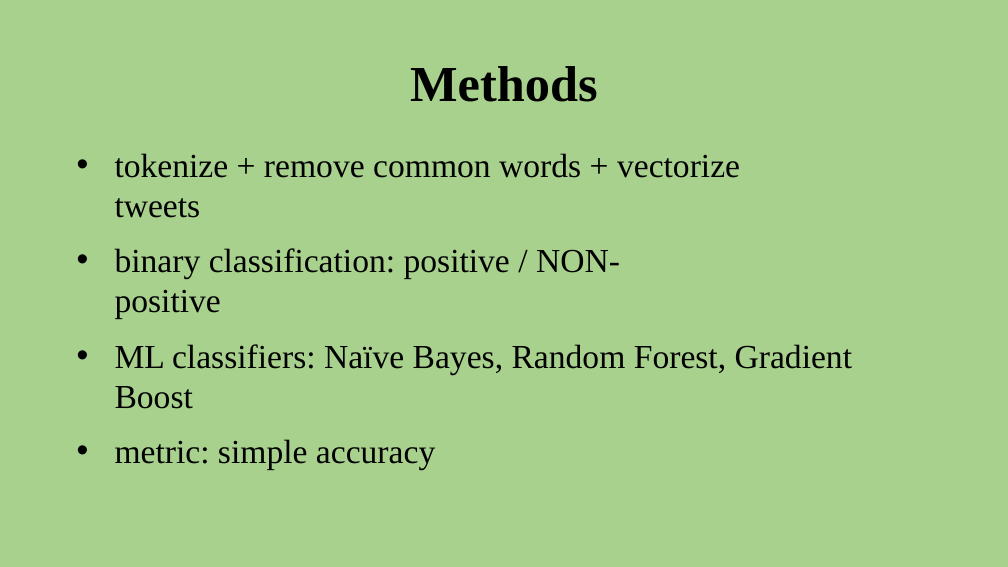
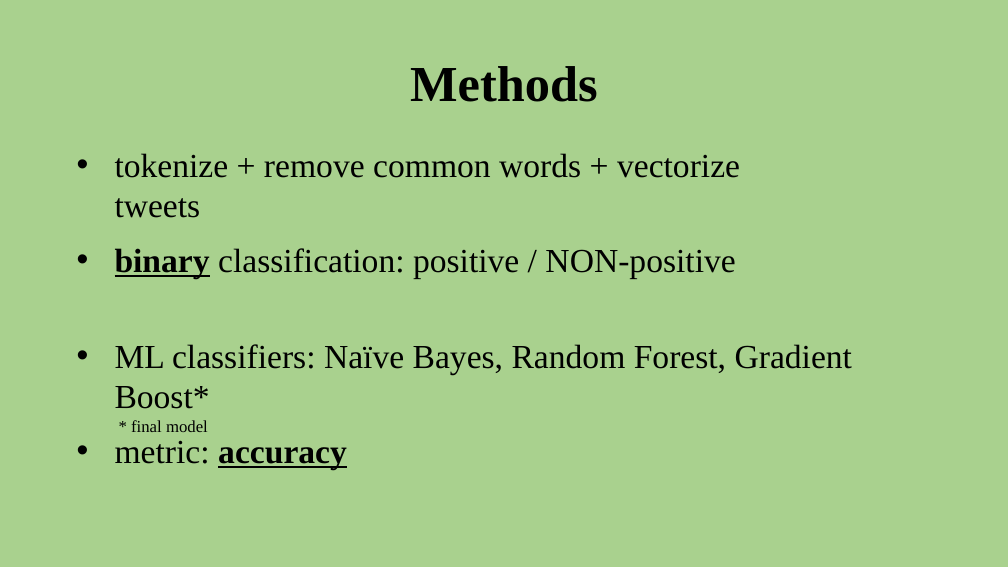
Before and after one commit to aarongalbraith/flatiron-phase4-project, a slide deck: slide 9 of presentation.pptx. Drawn at 1008x567 pixels with LibreOffice and Linux fonts; fonts in the diff are those of the drawing. Boxes give left, top, right and bottom in pixels: in the first picture for what was removed or moved away, otherwise in the second. Text is boxed around its words. In the diff, an @@ line names an element or a change of style, - is before the commit and + after.

```diff
--- a/presentation.pptx
+++ b/presentation.pptx
@@ text "binary classification: positive / NON-positive" at <box>115,248,735,279</box>: bold on, underline on in "binary" @@
@@ text at <box>115,344,853,432</box>: text changed @@
-• ML classifiers: Naïve Bayes, Random Forest, Gradient Boost
+• ML classifiers: Naïve Bayes, Random Forest, Gradient Boost*
+* final model
@@ text at <box>115,440,347,470</box>: text changed; bold on @@
-• metric: simple accuracy
+• metric: accuracy
```
Also in this commit, not shown: 3 other slides changed, 2 slides added, 2 slides removed, 1 other file.
